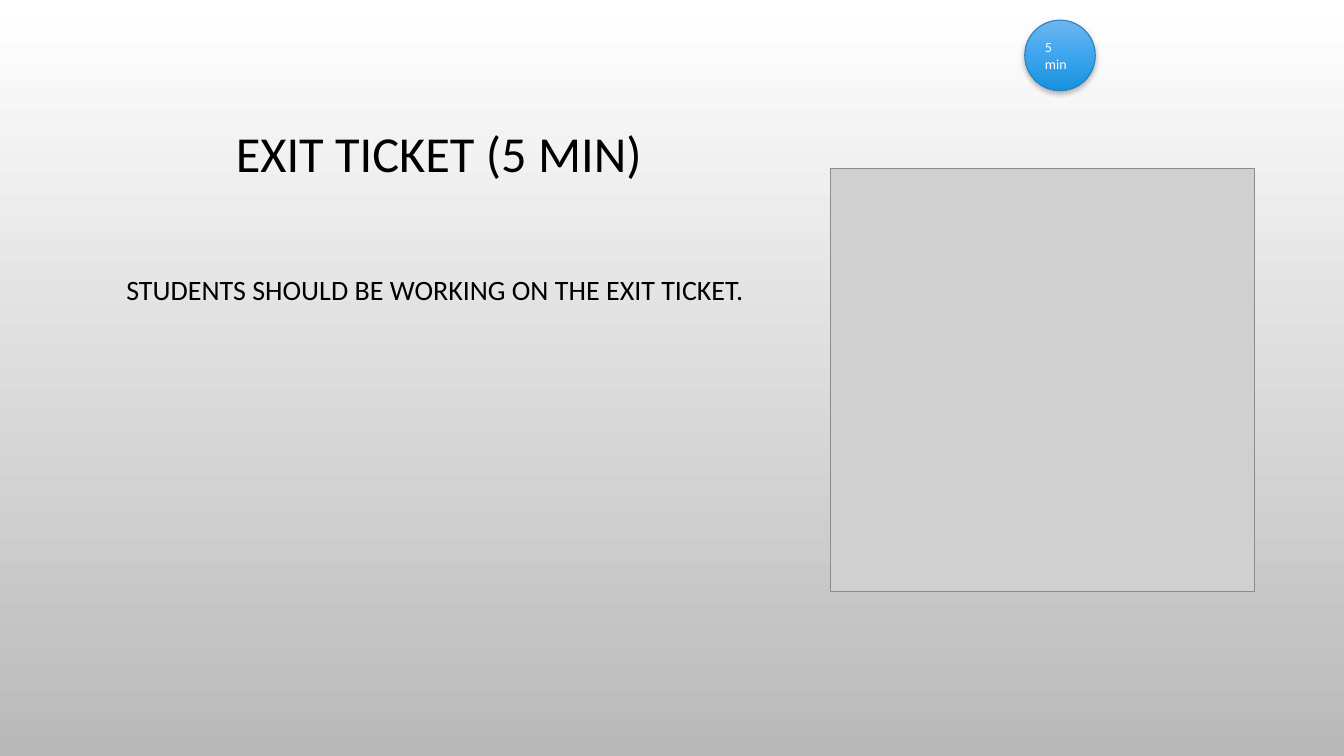
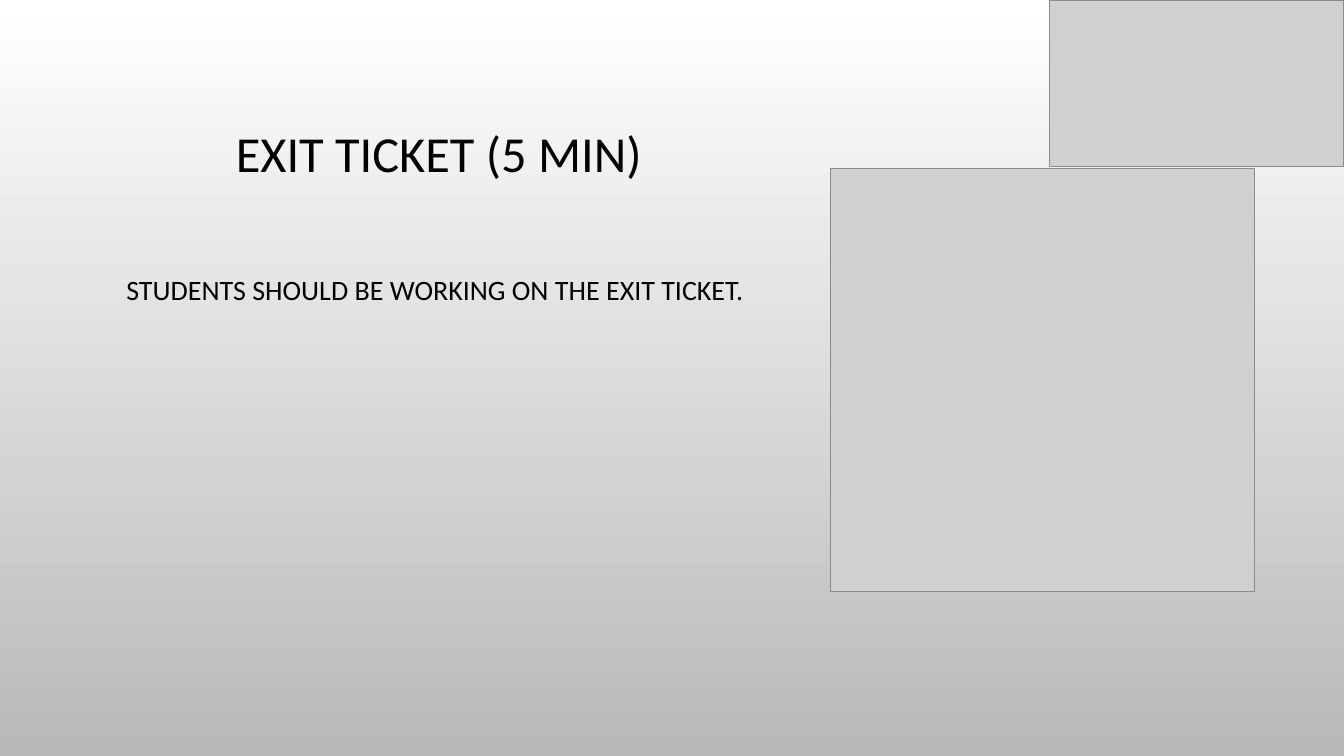
Before and after one commit to aspiece/CSGames, a slide deck: slide 13 of OperatingSystems.pptx. Drawn at 1344x756 pixels with LibreOffice and Linux fonts; fonts in the diff are those of the drawing; grey boxes stand for pictures; background and template pictures are left out. Boxes give left, top, right and bottom in pixels: in the first picture for what was removed or moved away, otherwise in the second. Text is boxed around its words. In the diff, an @@ line names an element or a change of style, - is before the commit and + after.

```diff
--- a/OperatingSystems.pptx
+++ b/OperatingSystems.pptx
@@ ellipse removed at bbox=[1025, 20, 1096, 91] @@
-5 min
@@ picture added at bbox=[1051, 0, 1344, 166] @@
```
Also in this commit, not shown: 10 other slides changed, 2 other files.
